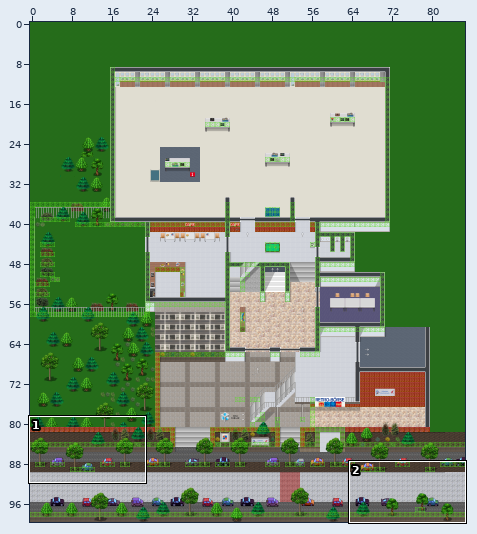
Two versions of a level (Tiled map (JSON), map/boerse.json). The picture above shows the old version from afar; the outline marks the close-up.
Close-up. As it was:
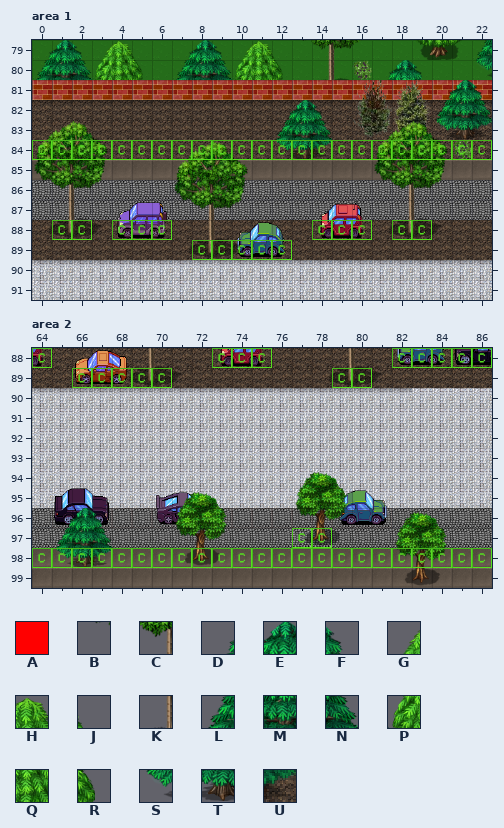
Cells are 32x32 px. Shown: area 1 x 0..22, y 79..91; area 2 x 64..86, y 88..99. The commit also changed other parts of the map, which this record leaves out.
Key: from "Material": A 71; from "vb_draussen": B 112, C 113, D 116, E 117, F 118, G 119, H 120, J 121, K 127, L 130, M 131, N 132, P 133, Q 134, R 135, S 144, T 145, U 146.
_ is an empty cell, # one hidden under a higher layer.
Layers that did not change in this view are not listed.
Layer "Equipment" before, area 1, first column x 6:
79 _DEFGHJBC
80 _LMNPQR_K
81 _________
82 ______DEF
83 ______LMN
84 ______STU
85 _________
86 _________
87 _________
Layer "Jitsi_V1" before, area 2, first column x 64:
88 _AAAAAAAAAAAAAAAAA_____
89 _AAAAAAAAAAAAAAAAA_____
90 _#################_____
91 _#################_____
92 _#################_____
93 _#################_____
94 _#################_____
95 _#################_____
96 _#################_____
The result:
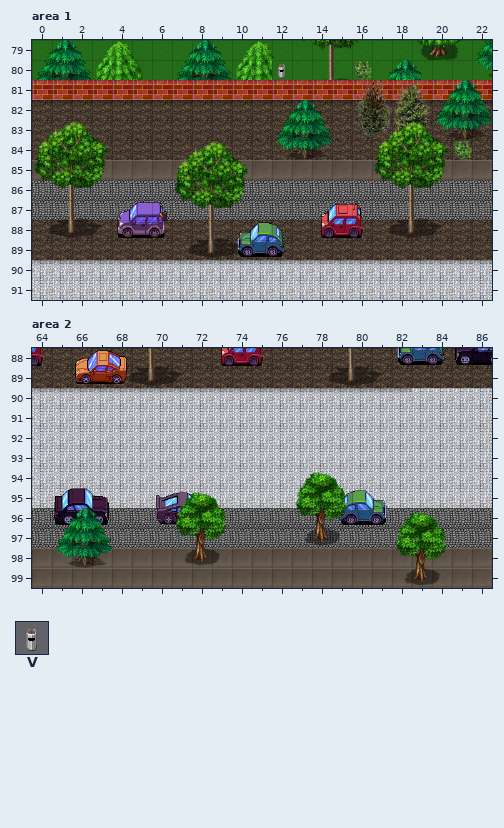
Further tiles: from "vb_raume": V 46.
See-through tiles are keyed as they look on the map.
The edit:
layer "collides" opacity 100% -> 0%
Layer "Equipment", area 1:
Tile R becomes tile V in row 80 at x 12.
layer "collides" opacity 100% -> 0%
Layer "Jitsi_V1", area 2:
Tile A is gone in row 88 at x 73 to 75; in row 89 at x 66 to 70 and 79 to 80.
